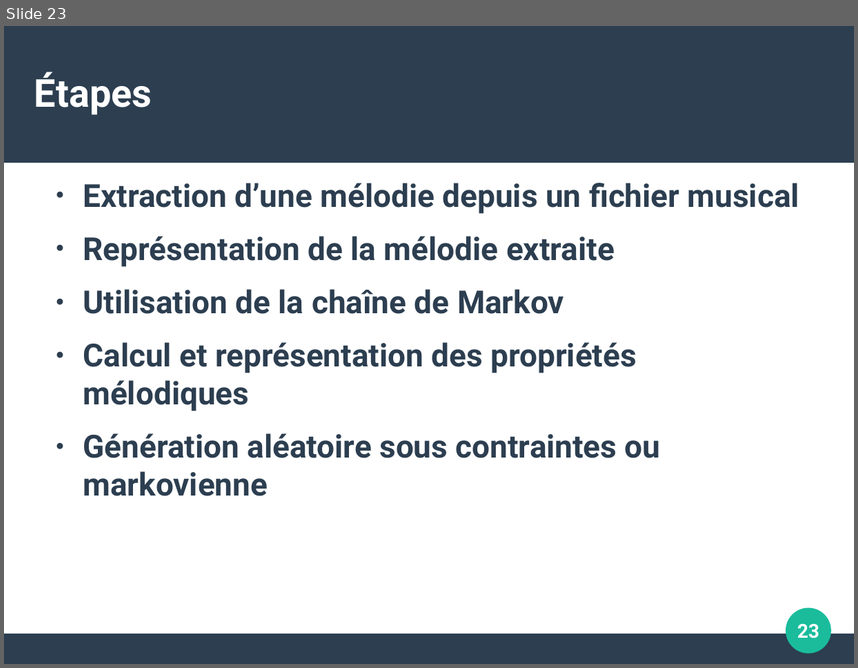
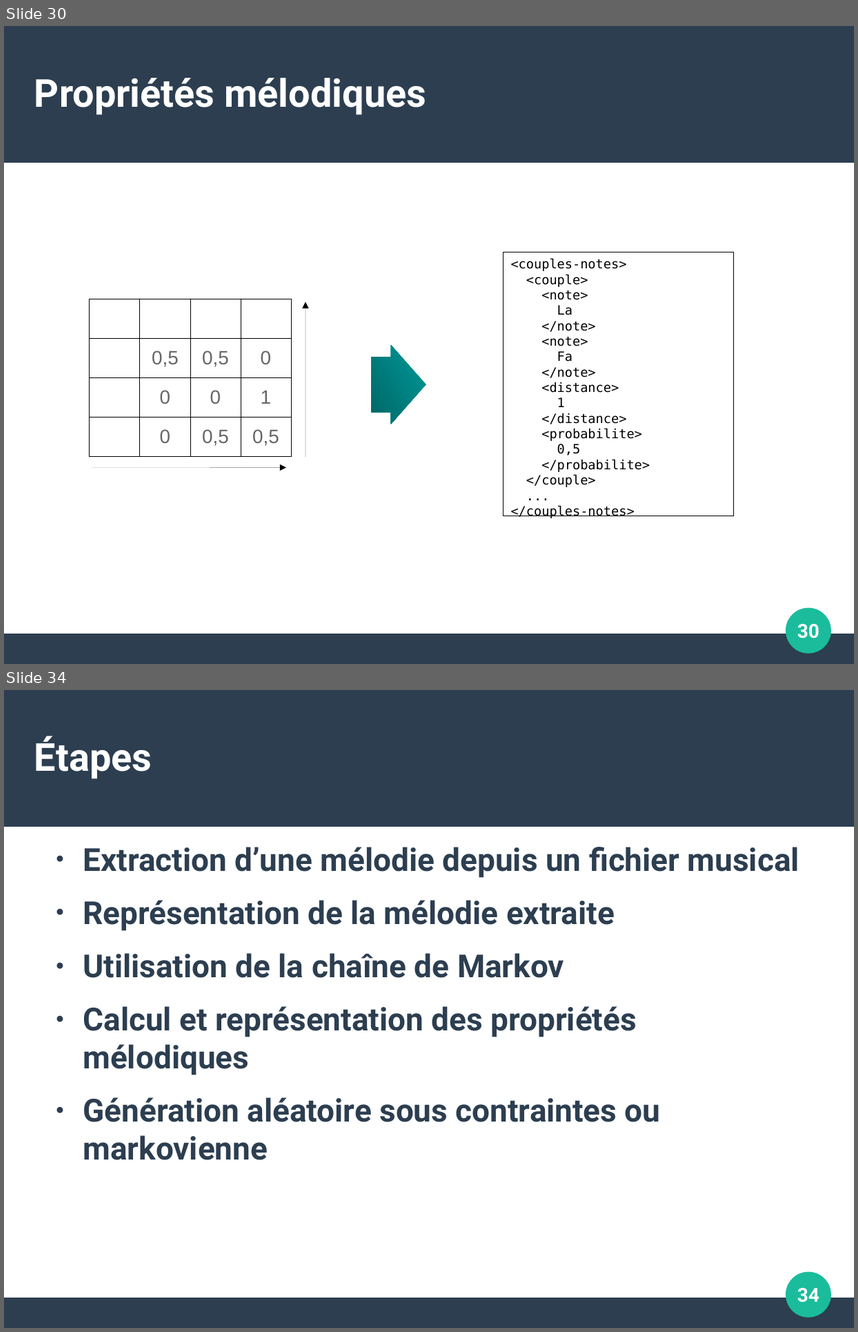
Before and after one commit to ThibautRoperch/ImproMusicale, a slide deck: Soutenance - Diapo.odp. Shown one above the other, each under a label of ours: slide 23 before the commit, slides 30 and 34 after it; the slides between them are not shown. The pictures are 858x668 and 858x1332 pixels, drawn with LibreOffice and Linux fonts; fonts in the diff are those of the drawing. Boxes give left, top, right and bottom in pixels: in the first picture for what was removed or moved away, otherwise in the second. Text is boxed around its words. In the diff, an @@ line names an element or a change of style, - is before the commit and + after.

```diff
--- a/Soutenance - Diapo.odp
+++ b/Soutenance - Diapo.odp
@@ slide 30 added at bbox=[4, 26, 854, 664], background #FFFFFF; not listed: 3 template elements that a slide beside it also shows @@
@@ title added at bbox=[34, 78, 426, 115], 36 pt, text #FFFFFF, bold @@
+Propriétés mélodiques
@@ rectangle added at bbox=[503, 252, 734, 516], outline #000000 0 pt, 12 pt, text #000000 @@
+<couples-notes>
+<couple>
+<note>
+La
+</note>
+<note>
+Fa
+</note>
+<distance>
+1
+</distance>
+<probabilite>
+0,5
+</probabilite>
+</couple>
+...
+</couples-notes>
@@ table added at bbox=[90, 299, 290, 457], 4 rows, 4 columns @@
+ | La | Fa | Sol
+La | 0,5 | 0,5 | 0
+Fa | 0 | 0 | 1
+Sol | 0 | 0,5 | 0,5
@@ arrow added from (306, 457) to (306, 301), #000000 0 pt @@
@@ right arrow added at bbox=[371, 345, 426, 423], fill gradient #009999 to #006666 @@
@@ arrow added from (92, 467) to (286, 467), #000000 0 pt @@
@@ page number added at bbox=[797, 624, 820, 638], 18 pt, text #FFFFFF, bold @@
+30
@@ what was slide 23 is now slide 34 @@
@@ page number at bbox=[797, 1288, 820, 1302]: text changed @@
-23
+34
```
Also in this commit, not shown: 11 slides changed, 17 other slides added, 28 other files.
